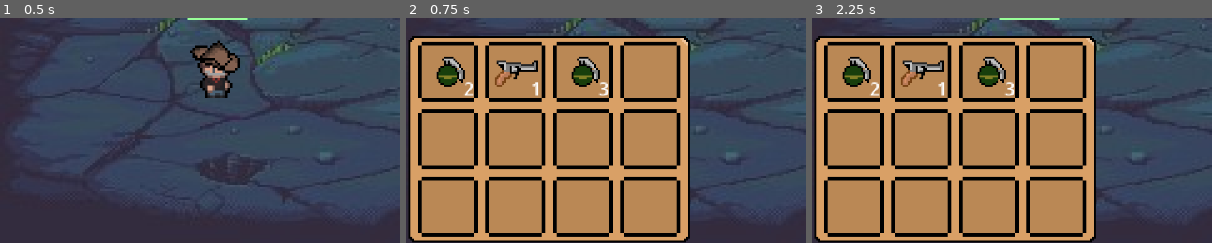
Above: before the commit, frames 1-3 (left to right).
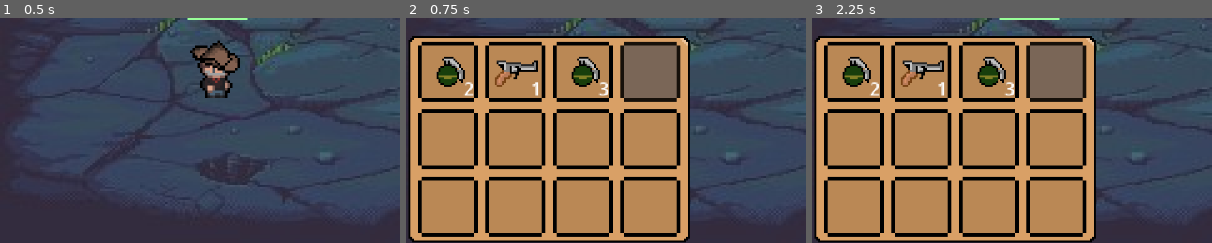
Above: after the commit, the same moments.

Repository: BernardoFioreze/DeadAgain
Game: Godot game, scene res://Scenes/Main.tscn
Same seed, same stepped clock (60 frames per second), same inputs: the game is played once before the commit and once after it.
Inputs (mouse positions are % of the whole screen's width and height, from its top left):
- Up to frame 1 (0.5 s): no input
- Up to frame 2 (0.75 s): move the mouse to (27, 59) at 0.52 s; tap I (i) at 0.6 s; click (27, 59) at 0.67 s
- Up to frame 3 (2.25 s): tap Enter at 1.25 s; move the mouse to (61, 72) at 1.27 s; tap I (i) at 1.35, 2.1 s; click (61, 72) at 1.42 s; move the mouse to (81, 44) at 2.02 s; click (81, 44) at 2.17 s
The pictures show only the part of the screen within x 0-50%, y 50-100%; the shares and areas given below are measured in that part.

Frame 1 is identical in both runs. In frame 2, 3.1% of the frame differs, in the area x 54-68%, y 12-36%; in frame 3, 3.1%.

Commit message:
Criada seleção de itens no inventário

Diff:
--- a/Inventory/Items_resources/granade.tres
+++ b/Inventory/Items_resources/granade.tres
@@ -5,6 +5,6 @@
 
 [resource]
 script = ExtResource("1_jx430")
-name = ""
+name = "Granada"
 texture = ExtResource("2_rdwkr")
 metadata/_custom_type_script = "uid://7hhtx6fswij6"
--- a/Inventory/Items_resources/pistol.tres
+++ b/Inventory/Items_resources/pistol.tres
@@ -5,6 +5,6 @@
 
 [resource]
 script = ExtResource("1_rrv7y")
-name = ""
+name = "Pistola"
 texture = ExtResource("2_kcqu1")
 metadata/_custom_type_script = "uid://7hhtx6fswij6"
--- a/Inventory/Items_scripts/Item.gd
+++ b/Inventory/Items_scripts/Item.gd
@@ -1,7 +1,6 @@
 class_name Item
 
 extends Node
-
 
 @export var id: String = ""
 @export var name_item: String = ""
--- a/Scenes/Collectables/granade_collectable.tscn
+++ b/Scenes/Collectables/granade_collectable.tscn
@@ -21,6 +21,45 @@
 
 [sub_resource type="CircleShape2D" id="CircleShape2D_r3sss"]
 radius = 5.0
+
+[sub_resource type="Animation" id="Animation_r3sss"]
+length = 0.001
+tracks/0/type = "value"
+tracks/0/imported = false
+tracks/0/enabled = true
+tracks/0/path = NodePath("AnimatedSprite2D:position")
+tracks/0/interp = 1
+tracks/0/loop_wrap = true
+tracks/0/keys = {
+"times": PackedFloat32Array(0),
+"transitions": PackedFloat32Array(1),
+"update": 0,
+"values": [Vector2(0, 0)]
+}
+tracks/1/type = "value"
+tracks/1/imported = false
+tracks/1/enabled = true
+tracks/1/path = NodePath("AnimatedSprite2D:rotation")
+tracks/1/interp = 1
+tracks/1/loop_wrap = true
+tracks/1/keys = {
+"times": PackedFloat32Array(0),
+"transitions": PackedFloat32Array(1),
+"update": 0,
+"values": [0.0]
+}
+tracks/2/type = "value"
+tracks/2/imported = false
+tracks/2/enabled = true
+tracks/2/path = NodePath("AnimatedSprite2D:self_modulate")
+tracks/2/interp = 1
+tracks/2/loop_wrap = true
+tracks/2/keys = {
+"times": PackedFloat32Array(0),
+"transitions": PackedFloat32Array(1),
+"update": 0,
+"values": [Color(1, 1, 1, 1)]
+}
 
 [sub_resource type="Animation" id="Animation_yb70v"]
 resource_name = "dropping_item"
@@ -48,45 +87,6 @@
 "transitions": PackedFloat32Array(1, 1),
 "update": 0,
 "values": [0.0, 0.261799]
-}
-tracks/2/type = "value"
-tracks/2/imported = false
-tracks/2/enabled = true
-tracks/2/path = NodePath("AnimatedSprite2D:self_modulate")
-tracks/2/interp = 1
-tracks/2/loop_wrap = true
-tracks/2/keys = {
-"times": PackedFloat32Array(0),
-"transitions": PackedFloat32Array(1),
-"update": 0,
-"values": [Color(1, 1, 1, 1)]
-}
-
-[sub_resource type="Animation" id="Animation_r3sss"]
-length = 0.001
-tracks/0/type = "value"
-tracks/0/imported = false
-tracks/0/enabled = true
-tracks/0/path = NodePath("AnimatedSprite2D:position")
-tracks/0/interp = 1
-tracks/0/loop_wrap = true
-tracks/0/keys = {
-"times": PackedFloat32Array(0),
-"transitions": PackedFloat32Array(1),
-"update": 0,
-"values": [Vector2(0, 0)]
-}
-tracks/1/type = "value"
-tracks/1/imported = false
-tracks/1/enabled = true
-tracks/1/path = NodePath("AnimatedSprite2D:rotation")
-tracks/1/interp = 1
-tracks/1/loop_wrap = true
-tracks/1/keys = {
-"times": PackedFloat32Array(0),
-"transitions": PackedFloat32Array(1),
-"update": 0,
-"values": [0.0]
 }
 tracks/2/type = "value"
 tracks/2/imported = false
--- a/Scenes/UI/inv_ui_slot.tscn
+++ b/Scenes/UI/inv_ui_slot.tscn
@@ -36,3 +36,5 @@
 scale = Vector2(0.6, 0.6)
 text = "99"
 horizontal_alignment = 2
+
+[connection signal="gui_input" from="." to="." method="_on_gui_input"]
--- a/Scripts/inv_ui.gd
+++ b/Scripts/inv_ui.gd
@@ -4,15 +4,27 @@
 @onready var slots: Array = $NinePatchRect/GridContainer.get_children()
 
 var is_open = false
+var selected_index: int = -1
 
 func _ready() -> void:
 	inv.update.connect(update_slots)
+	for i in range(slots.size()):
+		slots[i].set_index(i)
+		slots[i].slot_clicked.connect(_on_slot_clicked)
 	update_slots()
 	close()
 
 func update_slots():
 	for i in range(min(inv.slots.size(), slots.size())):
-		slots[i].update(inv.slots[i])
+		slots[i].update(inv.slots[i], i == inv.selected_index)
+
+func _on_slot_clicked(index: int):
+	inv.select(index)
+	update_slots()
+
+func get_selected_slot() -> InvSlot:
+	return inv.get_selected_slot()
+
 
 func _process(delta: float) -> void:
 	if Input.is_action_just_pressed("i"):
--- a/Scripts/inv_ui_slot.gd
+++ b/Scripts/inv_ui_slot.gd
@@ -3,7 +3,14 @@
 @onready var item_visual: Sprite2D = $CenterContainer/Panel/Item_display
 @onready var quantidade_label: Label = $CenterContainer/Panel/Label
 
-func update (slot: InvSlot):
+signal slot_clicked(slot_index: int)
+
+var my_index: int
+
+func set_index(index: int):
+	my_index = index
+
+func update (slot: InvSlot, is_selected: bool = false):
 	if !slot.item:
 		item_visual.visible = false
 		quantidade_label.visible = false
@@ -12,3 +19,10 @@
 		item_visual.texture = slot.item.texture
 		quantidade_label.visible = true
 		quantidade_label.text = str(slot.quantidade)
+
+	$Slot.modulate = Color(0.6,0.7,1, 0.9) if is_selected else Color(1,1,1)
+
+
+func _on_gui_input(event: InputEvent) -> void:
+	if event is InputEventMouseButton and event.pressed and event.button_index == MOUSE_BUTTON_LEFT:
+		emit_signal("slot_clicked", my_index)
--- a/Scripts/inventory.gd
+++ b/Scripts/inventory.gd
@@ -5,6 +5,8 @@
 signal update
 
 @export var slots: Array[InvSlot]
+
+var selected_index: int = -1
 
 func insert(item: InvItem):
 	var itemslots = slots.filter(func(slot): return slot.item == item)
@@ -16,3 +18,18 @@
 			emptyslots[0].item = item
 			emptyslots[0].quantidade = 1
 	update.emit()
+
+func select(index: int) -> void:
+	if index >= 0 and index < slots.size():
+		selected_index = index
+		update.emit()
+
+func get_selected_item() -> InvItem:
+	if selected_index >= 0 and selected_index < slots.size():
+		return slots[selected_index].item
+	return null
+
+func get_selected_slot() -> InvSlot:
+	if selected_index >= 0 and selected_index < slots.size():
+		return slots[selected_index]
+	return null
--- a/Scripts/zombie.gd
+++ b/Scripts/zombie.gd
@@ -17,6 +17,9 @@
 func _on_input_event(viewport: Node, event: InputEvent, shape_idx: int) -> void:
 	if event is InputEventMouseButton and event.is_pressed():
 		print("Zombie")
+		var item = Global.player.inventory.get_selected_item()
+		if item:
+			print(item.name)
 		_set_health(health - 25)
 		if health <= 0:
 			die()
